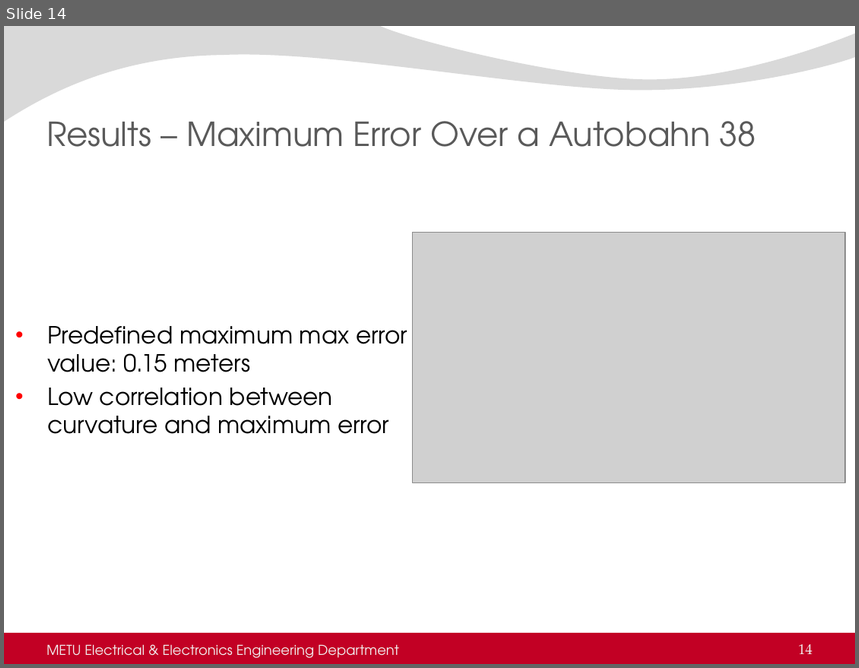
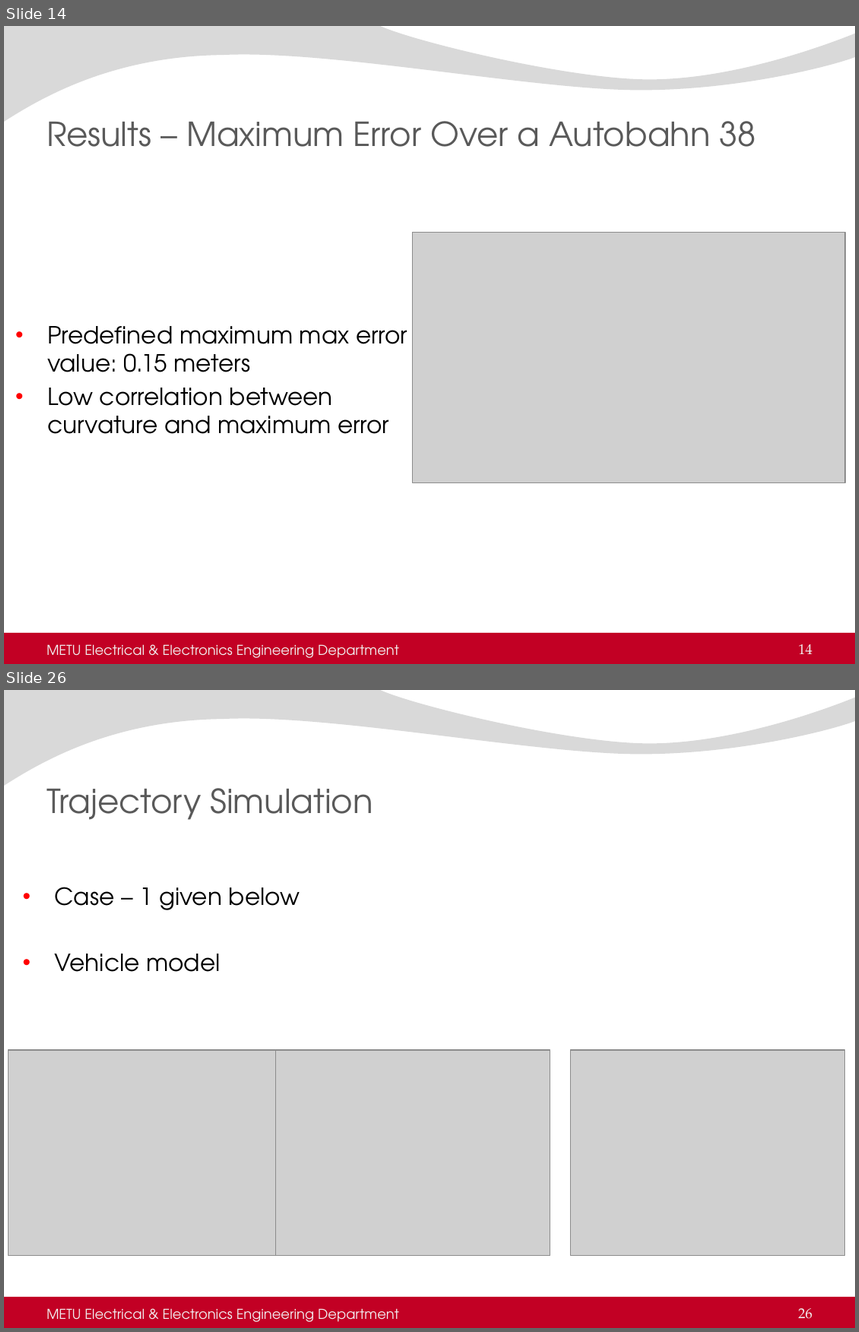
Before and after one commit to AtakanQ/thesis, a slide deck: thesisDefense.pptx. Shown one above the other, each under a label of ours: slide 14 before the commit, slides 14 and 26 after it; the slides between them are not shown. The pictures are 859x668 and 859x1332 pixels, drawn with LibreOffice and Linux fonts; fonts in the diff are those of the drawing; grey boxes stand for pictures; background and template pictures are left out. Boxes give left, top, right and bottom in pixels: in the first picture for what was removed or moved away, otherwise in the second. Text is boxed around its words. In the diff, an @@ line names an element or a change of style, - is before the commit and + after.

Commit message:
Presentation updated
Presentation updated, outline updated and pictures are updated.

```diff
--- a/thesisDefense.pptx
+++ b/thesisDefense.pptx
@@ slide 26 added at box(4, 690, 855, 1328), background picture (left out); not listed: 2 template elements that a slide beside it also shows @@
@@ title added at box(47, 788, 373, 820), 28 pt, text #595959 @@
+Trajectory Simulation
@@ text added at box(55, 887, 300, 972), 20 pt, text #000000 @@
+• Case – 1 given below
+• Vehicle model
@@ picture added at box(9, 1050, 282, 1255) @@
@@ picture added at box(275, 1050, 550, 1255) @@
@@ picture added at box(571, 1050, 845, 1255) @@
@@ text added at box(47, 1309, 399, 1322), 11.5 pt, text #F2F2F2 @@
+METU Electrical & Electronics Engineering Department
@@ page number added at box(798, 1309, 813, 1319), 12 pt, text #F2F2F2 @@
+26
```
Also in this commit, not shown: 4 slides changed, 10 other slides added, 4 other files.
